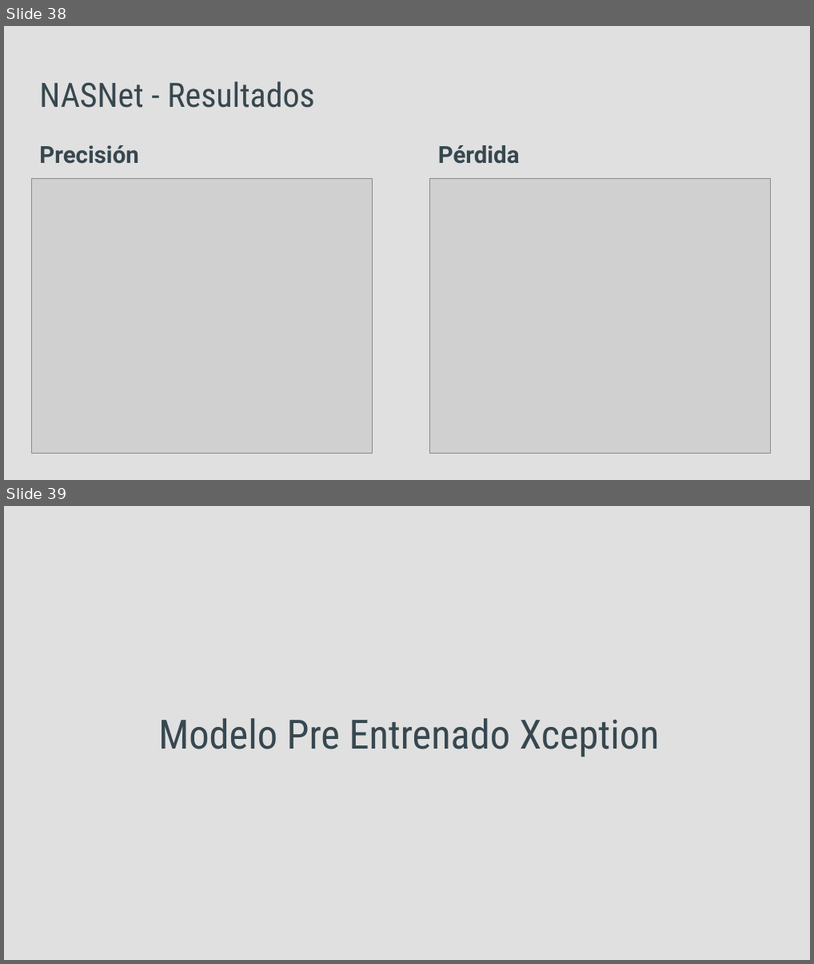
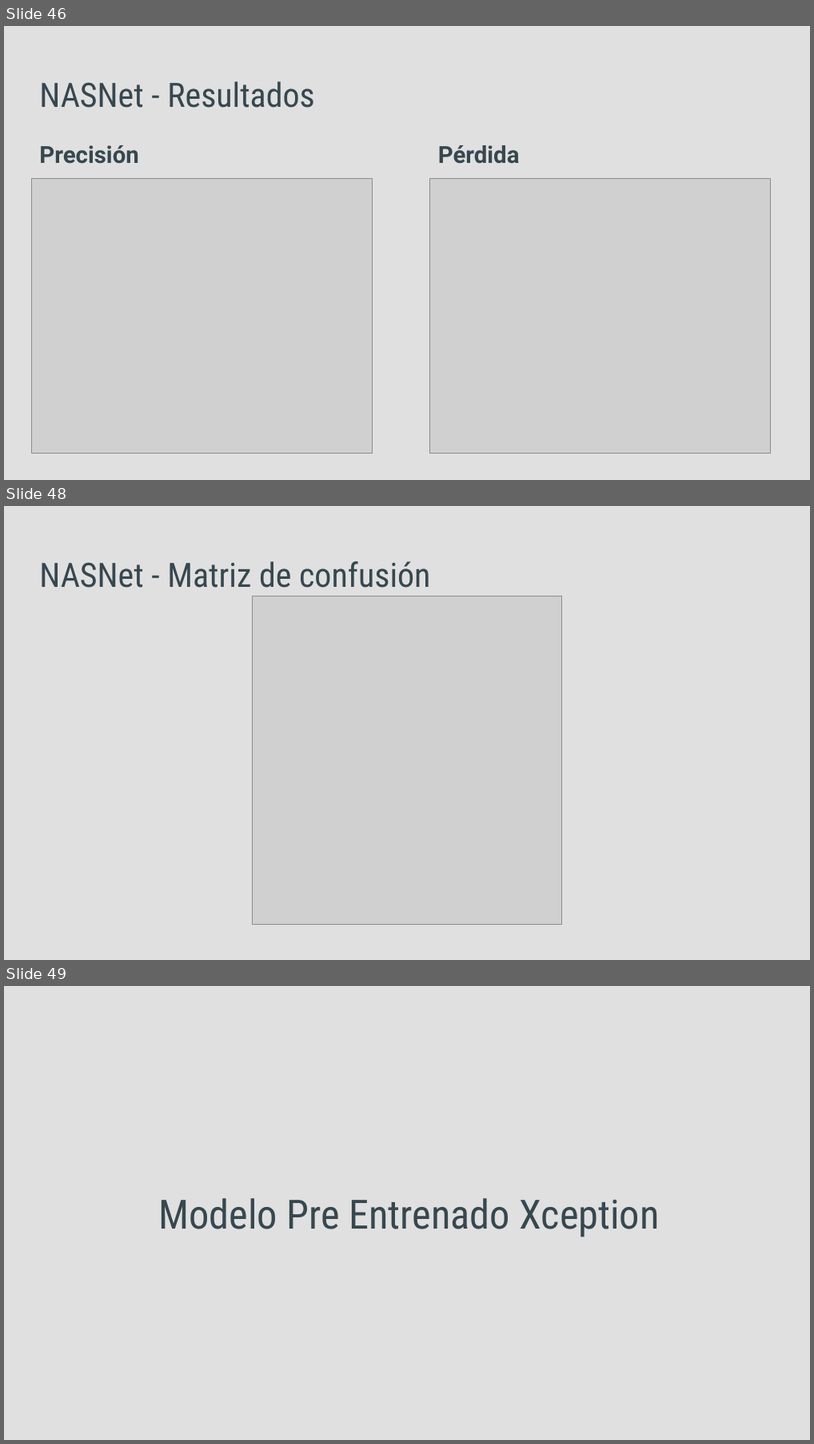
Before and after one commit to cscovino/Reservoir-Dogs, a slide deck: presentacion/Dasafio2_Grupo4_CNN.pptx. Shown one above the other, each under a label of ours: slides 38 and 39 before the commit, slides 46, 48 and 49 after it; the slides between them are not shown. The pictures are 814x964 and 814x1444 pixels, drawn with LibreOffice and Linux fonts; fonts in the diff are those of the drawing; grey boxes stand for pictures. Boxes give left, top, right and bottom in pixels: in the first picture for what was removed or moved away, otherwise in the second. Text is boxed around its words. In the diff, an @@ line names an element or a change of style, - is before the commit and + after.

Commit message:
Gráficos (accuracy / matriz de confusión)

```diff
--- a/presentacion/Dasafio2_Grupo4_CNN.pptx
+++ b/presentacion/Dasafio2_Grupo4_CNN.pptx
@@ slide 48 added at <box>4,506,810,960</box>, background #E0E0E0 @@
@@ title added at <box>39,561,430,588</box>, 30 pt, text #37474F @@
+NASNet - Matriz de confusión
@@ picture added at <box>252,596,562,924</box> @@
@@ what was slide 38 is now slide 46 @@
@@ what was slide 39 is now slide 49 @@
```
Also in this commit, not shown: 5 slides changed, 14 other slides added, 1 other file.
